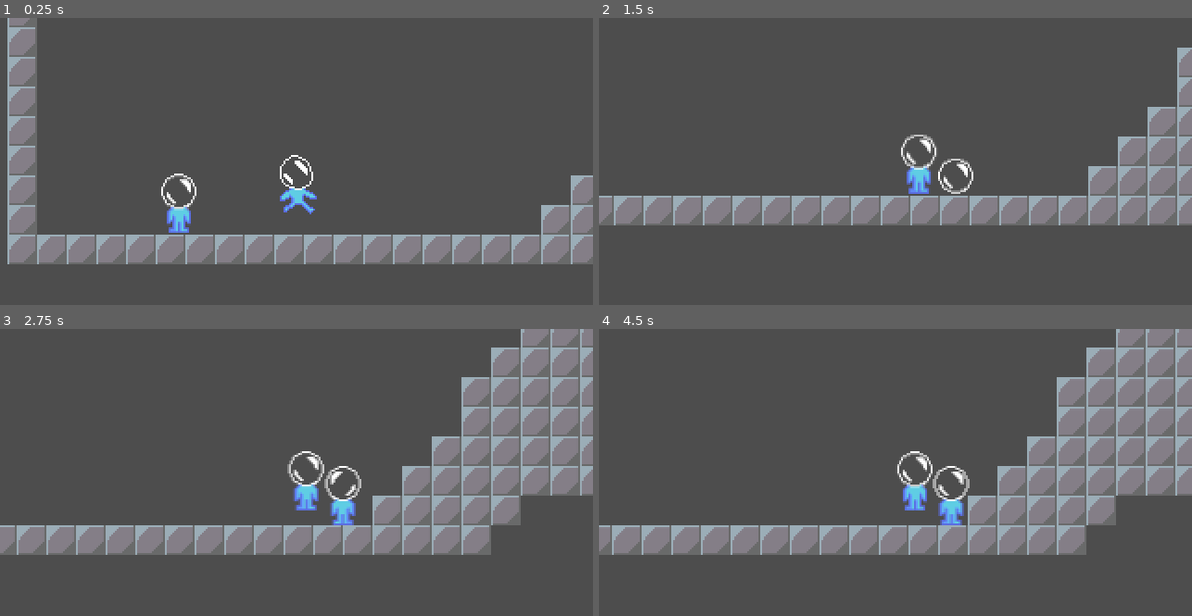
Above: before the commit, frames 1-4 (two rows, left to right).
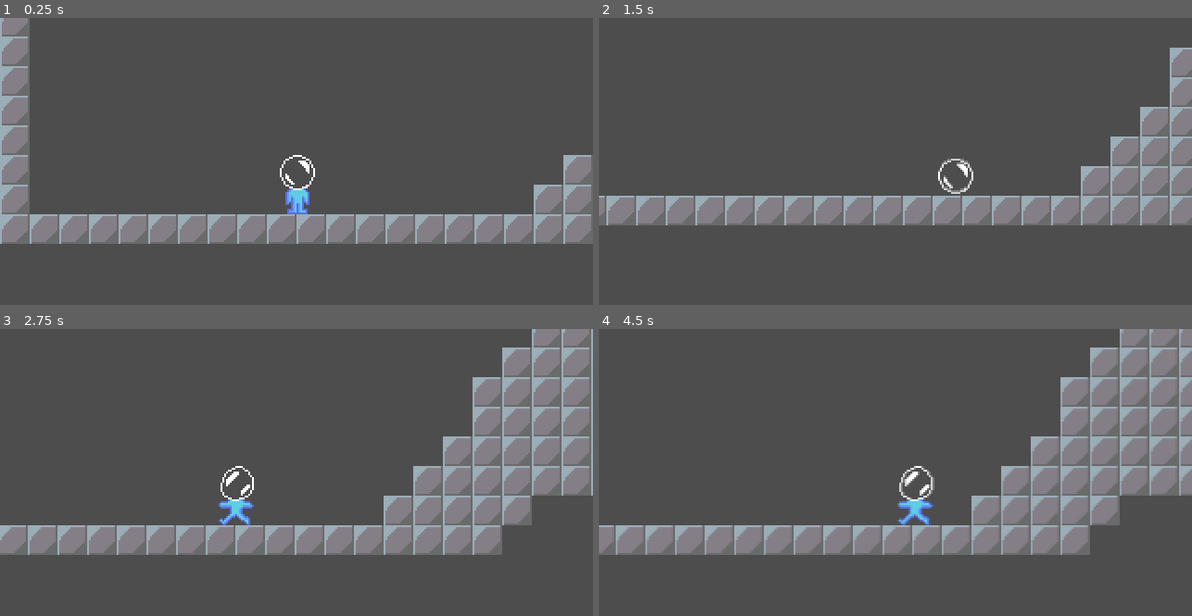
Above: after the commit, the same moments.

Repository: lervyw/Super_Bubble_Boy
Game: Godot game, scene res://Cenas/exemplo.tscn
Two runs of this game, one before a commit and one after it. Both use one fixed random seed, a clock stepped at 60 frames per second and the inputs below. The project has no main scene, so this scene is started directly.
Inputs:
- Up to frame 1 (0.25 s): no input
- Up to frame 2 (1.5 s): hold Right (ui_right) from 0.53 s (still down); tap Keypad Enter (ui_accept) at 0.77 s
- Up to frame 3 (2.75 s): tap Keypad Enter (ui_accept) at 1.52 s; release Right (ui_right) at 2.03 s; hold Left (ui_left) from 2.03 s (still down)
- Up to frame 4 (4.5 s): release Left (ui_left) at 2.78 s; hold Right (ui_right) 2.78-4.28 s; tap Keypad Enter (ui_accept) at 3.02, 3.77 s; hold Left (ui_left) from 4.28 s (still down)

The runs differ from the first frame. In frame 1, 22% of the frame differs, in the area x 0-100%, y 0-86%; in frame 2, 7.6%; in frame 3, 16%; in frame 4, 8.3%.

Commit message:
Espinhos doi ai ai zé

Diff:
--- /dev/null
+++ b/Cenas/Spikes.gd
@@ -0,0 +1,14 @@
+extends Area2D
+@onready var collision_shape_2d: CollisionShape2D = $CollisionShape2D
+@onready var spike: Sprite2D = $Spike
+
+
+# Called when the node enters the scene tree for the first time.
+func _ready() -> void:
+	collision_shape_2d.shape.size = spike.get_rect().size
+
+func _on_body_entered(body: Node2D) -> void:
+	# Verifica se o corpo que entrou é o jogador e se ele tem o método 'die'
+	if body.name == "Personagem" and body.has_method("die"):
+		# Chama o método 'die' no jogador
+		body.die()
--- /dev/null
+++ b/Cenas/area_2d.gd
@@ -0,0 +1,13 @@
+extends Area2D
+
+# Sinal para detectar quando algo entra na área de colisão
+signal player_died
+
+func _on_body_entered(body: Node) -> void:
+	# Verifica se o corpo que entrou é o jogador
+	if body.is_in_group("player"):
+		# Emite o sinal de que o jogador morreu (pode ser usado para gerenciar o jogo)
+		emit_signal("player_died")
+		# Executa a lógica de morte do jogador
+		body.die()
+		print("Morreu")
--- a/Cenas/exemplo.tscn
+++ b/Cenas/exemplo.tscn
@@ -1,8 +1,12 @@
-[gd_scene load_steps=4 format=4 uid="uid://ds0sxsjujlqah"]
+[gd_scene load_steps=6 format=4 uid="uid://ds0sxsjujlqah"]
 
 [ext_resource type="PackedScene" uid="uid://bef0sp8en86j5" path="res://Cenas/tilemerda.tscn" id="1_c17v2"]
 [ext_resource type="PackedScene" uid="uid://cyh3wd0bwwr2n" path="res://Cenas/personagem.tscn" id="2_5kqrc"]
-[ext_resource type="PackedScene" uid="uid://b51pl8i46sr00" path="res://Cenas/inimigo.tscn" id="3_w60js"]
+[ext_resource type="Script" path="res://Cenas/Spikes.gd" id="3_0uif5"]
+[ext_resource type="Texture2D" uid="uid://la8mvgkjgg8c" path="res://gamejam/Spika.png" id="3_js5q8"]
+
+[sub_resource type="RectangleShape2D" id="RectangleShape2D_lbdyg"]
+size = Vector2(30.1409, 26.2282)
 
 [node name="Node2D" type="Node2D"]
 
@@ -10,7 +14,22 @@
 tile_map_data = PackedByteArray("AAD4/wEAAAAAAAAAAAD5/wEAAAAAAAAAAAD6/wEAAAAAAAAAAAD7/wEAAAAAAAAAAAD8/wEAAAAAAAAAAAD9/w …(1600 unchanged characters)…
 
 [node name="Personagem" parent="." instance=ExtResource("2_5kqrc")]
-position = Vector2(-4, -31)
+position = Vector2(0, -16)
 
-[node name="Inimigo" parent="." instance=ExtResource("3_w60js")]
-position = Vector2(-93, -1)
+[node name="Area2D" type="Area2D" parent="."]
+position = Vector2(640, -38)
+scale = Vector2(0.39813, 0.457522)
+collision_layer = 2
+script = ExtResource("3_0uif5")
+
+[node name="CollisionShape2D" type="CollisionShape2D" parent="Area2D"]
+position = Vector2(0, -2.28882e-05)
+shape = SubResource("RectangleShape2D_lbdyg")
+
+[node name="Spike" type="Sprite2D" parent="Area2D"]
+texture_repeat = 2
+texture = ExtResource("3_js5q8")
+region_enabled = true
+region_rect = Rect2(0, 0.092, 1604.85, 31.908)
+
+[connection signal="body_entered" from="Area2D" to="Area2D" method="_on_body_entered"]
--- a/Cenas/inimigo.gd
+++ b/Cenas/inimigo.gd
@@ -2,15 +2,15 @@
 
 @export var speed: float = 100.0 # Velocidade de movimento
 @export var move_range: float = 200.0 # Distância máxima que o inimigo percorre em cada direção
-@export var start_direction: int = 1 # Direção inicial (1 = direita, -1 = esquerda)
+@export var start_direction: bool = true # Direção inicial (true = direita, false = esquerda)
 
 var start_position: Vector2
 var direction: int
 
 func _ready() -> void:
-	# Salva a posição inicial e define a direção inicial
+	# Salva a posição inicial e define a direção inicial com base no bool
 	start_position = position
-	direction = start_direction
+	direction = 1 if start_direction else -1
 
 func _physics_process(delta: float) -> void:
 	# Movimenta o inimigo na direção atual
--- a/Cenas/personagem.gd
+++ b/Cenas/personagem.gd
@@ -5,6 +5,7 @@
 @export var speed: int
 @export var jump_speed: int
 @export var player_gravity: int
+@export var respawn_position: Vector2
 var transformando: bool
 var jump_count: int
 
@@ -55,6 +56,18 @@
 
 # Método de transformação
 
+func die() -> void:
+	# Exibe um efeito visual ou som de morte, se necessário
+	print("O jogador morreu!") # Exemplo de mensagem para debug
+	# Desativa o controle temporariamente
+	set_physics_process(false)
+	# Restaura a posição inicial ou posição de respawn
+	position = respawn_position
+	# Reativa o controle
+	set_physics_process(true)
+
+
+
 
 
 #func _on_animation_finished(anim_name: StringName) -> void:
--- /dev/null
+++ b/Cenas/pino.gd
@@ -0,0 +1,13 @@
+extends Sprite2D
+
+
+# Sinal para detectar quando algo entra na área de colisão
+signal player_died
+
+func _on_body_entered(body: Node) -> void:
+	# Verifica se o corpo que entrou é o jogador
+	if body.is_in_group("player"):
+		# Emite o sinal de que o jogador morreu (pode ser usado para gerenciar o jogo)
+		emit_signal("player_died")
+		# Executa a lógica de morte do jogador
+		body.die()
--- /dev/null
+++ b/Cenas/pinoarea.gd
@@ -0,0 +1,13 @@
+extends Area2D
+@onready var pino: Sprite2D = $Pino
+@onready var collision_shape_2d: CollisionShape2D = $CollisionShape2D
+
+
+# Called when the node enters the scene tree for the first time.
+func _ready() -> void:
+	collision_shape_2d.shape.size = pino.get_rect().size
+
+
+# Called every frame. 'delta' is the elapsed time since the previous frame.
+func _process(delta: float) -> void:
+	pass
--- a/project.godot
+++ b/project.godot
@@ -18,6 +18,7 @@
 
 window/size/viewport_width=320
 window/size/viewport_height=180
+window/size/mode=2
 window/stretch/mode="viewport"
 
 [input]
Binary file added: gamejam/Spika.png
Not shown, added: gamejam/Spika.png.import
Binary file added: gamejam/pino.png
Not shown, added: gamejam/pino.png.import
